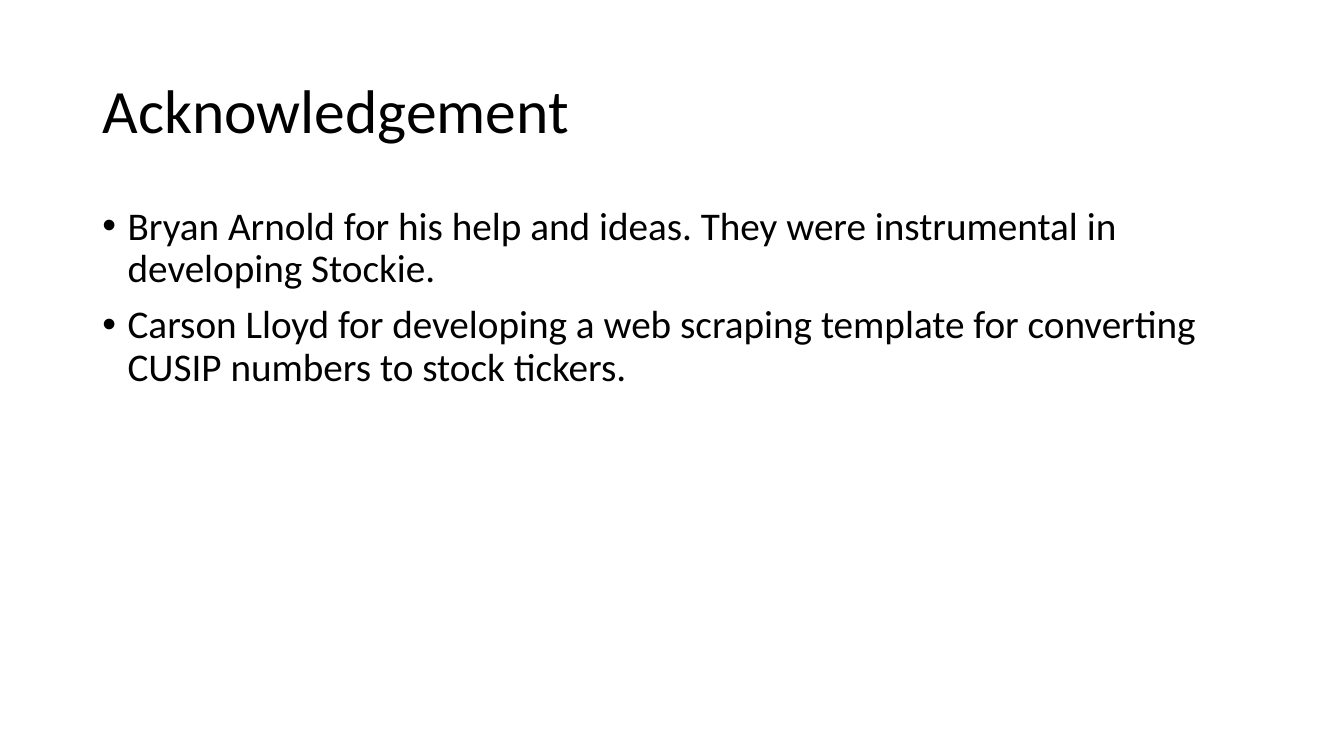
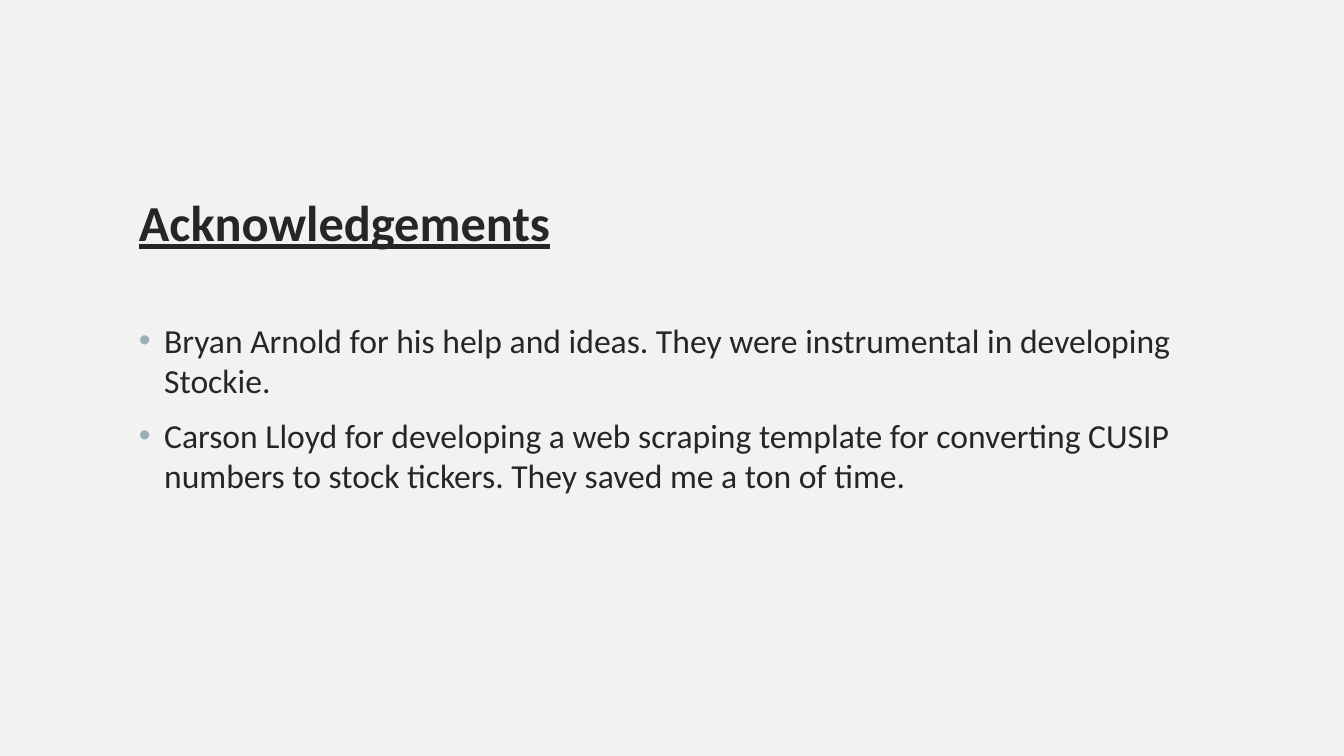
Before and after one commit to frkornet/Stock-Market-Final-Project, a slide deck: slide 10 of Final Project.pptx. Drawn at 1344x756 pixels with LibreOffice and Linux fonts; fonts in the diff are those of the drawing. Boxes give left, top, right and bottom in pixels: in the first picture for what was removed or moved away, otherwise in the second. Text is boxed around its words. In the diff, an @@ line names an element or a change of style, - is before the commit and + after.

```diff
--- a/Final Project.pptx
+++ b/Final Project.pptx
@@ background #FFFFFF to #F2F2F2 @@
@@ title removed at bbox=[102, 90, 569, 144] @@
-Acknowledgement
@@ text "Acknowledgements": place and size @@
-text "Acknowledgements" at bbox=[128, 212, 1196, 382]
+text "Acknowledgements" at bbox=[139, 205, 1170, 494]
@@ text at bbox=[139, 205, 550, 250]: paragraph added @@
+Acknowledgements
@@ text at bbox=[164, 329, 1170, 394]: size 28 to 24 pt, text colour #000000 to #262626 in "Bryan Arnold for his help and ideas. ..."; line spacing 0.9 to 1 @@
@@ text at bbox=[164, 424, 1169, 494]: text changed; size 28 to 24 pt; text colour #000000 to #262626 @@
-• Carson Lloyd for developing a web scraping template for converting CUSIP numbers to stock tickers.
+• Carson Lloyd for developing a web scraping template for converting CUSIP numbers to stock tickers. They saved me a ton of time.
```
Also in this commit, not shown: 9 other slides changed, 7 other files.
